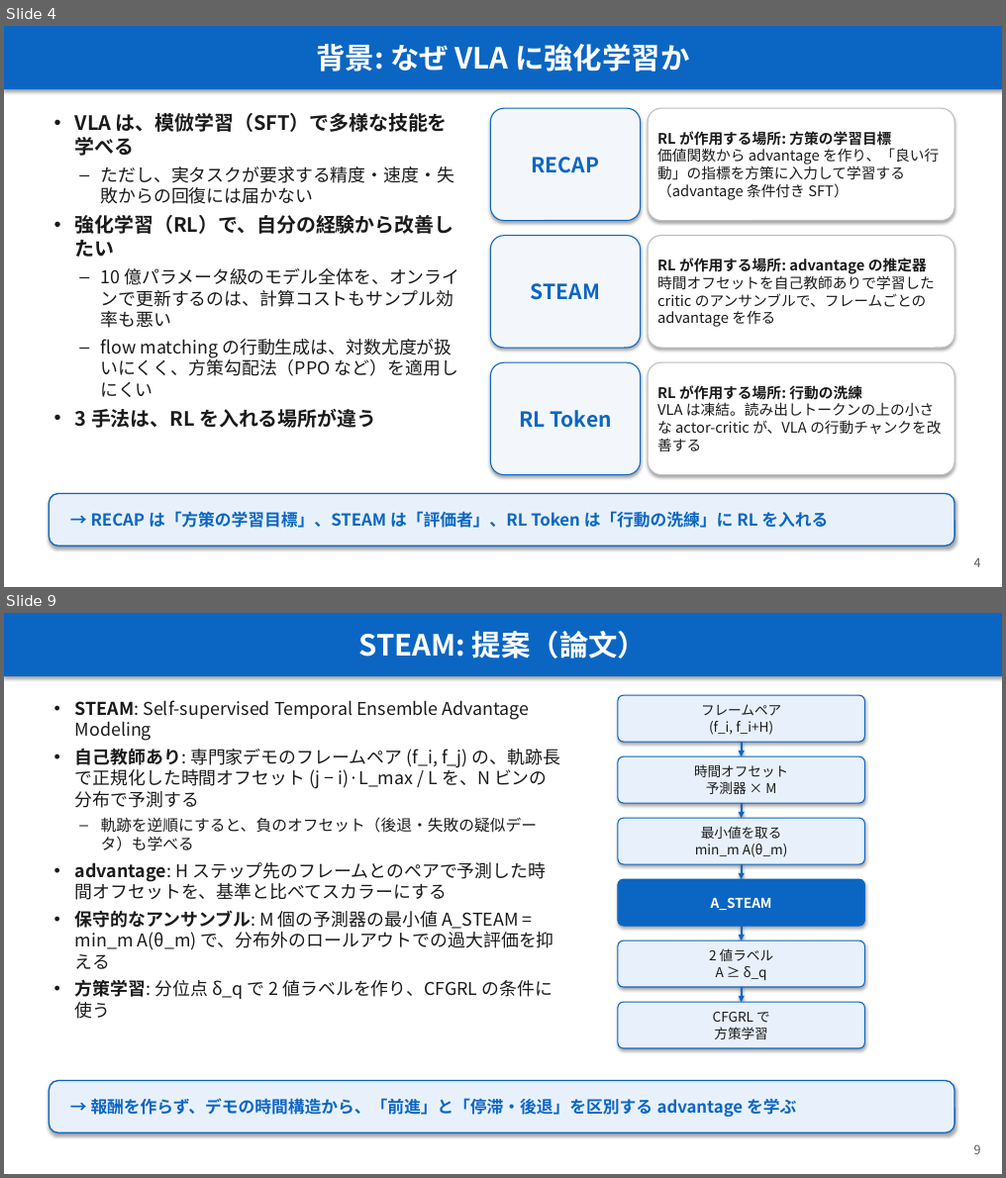
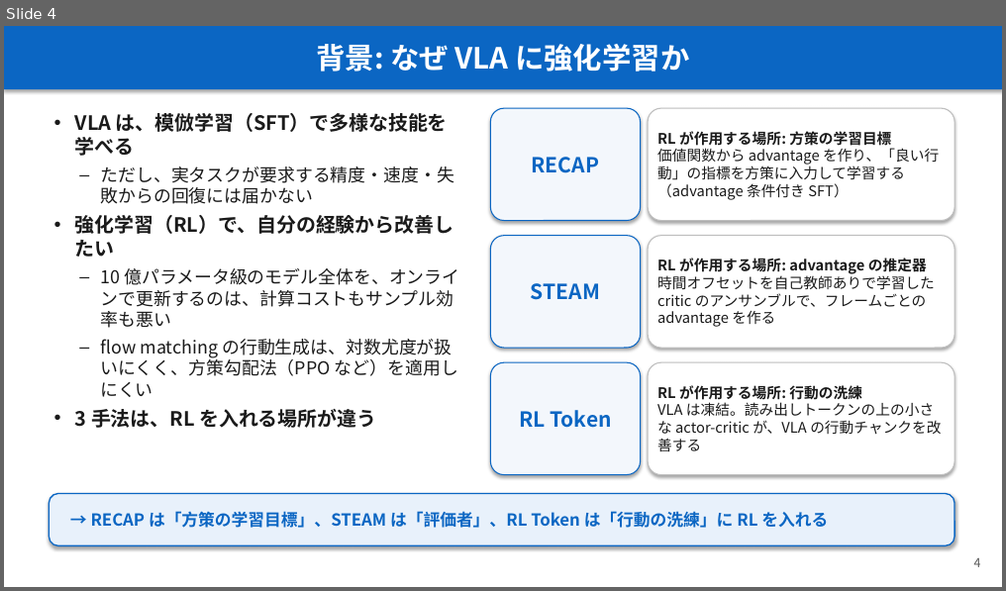
Before and after one commit to Junhand/libero_RL, a slide deck: docs/RECAP_STEAM_RLToken.pptx. Shown one above the other, each under a label of ours: slides 4 and 9 before the commit, slide 4 after it; the slides between them are not shown. The pictures are 1006x1178 and 1006x591 pixels, drawn with LibreOffice and Linux fonts; fonts in the diff are those of the drawing. Boxes give left, top, right and bottom in pixels: in the first picture for what was removed or moved away, otherwise in the second. Text is boxed around its words. In the diff, an @@ line names an element or a change of style, - is before the commit and + after.

```diff
--- a/docs/RECAP_STEAM_RLToken.pptx
+++ b/docs/RECAP_STEAM_RLToken.pptx
@@ slide 9 removed at [4,613,1002,1174], background #FFFFFF @@
@@ rectangle removed at [4,613,1002,676] @@
-STEAM: 提案（論文）
@@ text removed at [75,700,560,1019] @@
-• STEAM: Self-supervised Temporal Ensemble Advantage Modeling
-• 自己教師あり: 専門家デモのフレームペア (f_i, f_j) の、軌跡長で正規化した時間オフセット (j − i)·L_max / L を、N ビンの分布で予測する
-– 軌跡を逆順にすると、負のオフセット（後退・失敗の疑似データ）も学べる
-• advantage: H ステップ先のフレームとのペアで予測した時間オフセットを、基準と比べてスカラーにする
-• 保守的なアンサンブル: M 個の予測器の最小値 A_STEAM = min_m A(θ_m) で、分布外のロールアウトでの過大評価を抑える
-• 方策学習: 分位点 δ_q で 2 値ラベルを作り、CFGRL の条件に使う
@@ rounded rectangle removed at [618,695,865,742] @@
-フレームペア
-(f_i, f_i+H)
@@ rounded rectangle removed at [618,757,865,803] @@
-時間オフセット
-予測器 × M
@@ arrow removed from (742, 742) to (742, 757) @@
@@ rounded rectangle removed at [618,818,865,864] @@
-最小値を取る
-min_m A(θ_m)
@@ arrow removed from (742, 803) to (742, 818) @@
@@ rounded rectangle removed at [618,879,865,926] @@
-A_STEAM
@@ arrow removed from (742, 864) to (742, 879) @@
@@ arrow removed from (742, 926) to (742, 941) @@
@@ rounded rectangle removed at [618,941,865,987] @@
-2 値ラベル
-A ≥ δ_q
@@ arrow removed from (742, 987) to (742, 1002) @@
@@ rounded rectangle removed at [618,1002,865,1049] @@
-CFGRL で
-方策学習
@@ rounded rectangle removed at [49,1081,954,1134] @@
-→ 報酬を作らず、デモの時間構造から、「前進」と「停滞・後退」を区別する advantage を学ぶ
@@ text removed at [974,1145,981,1155] @@
-9
```
Also in this commit, not shown: 12 slides changed, 10 slides added, 1 other file.
